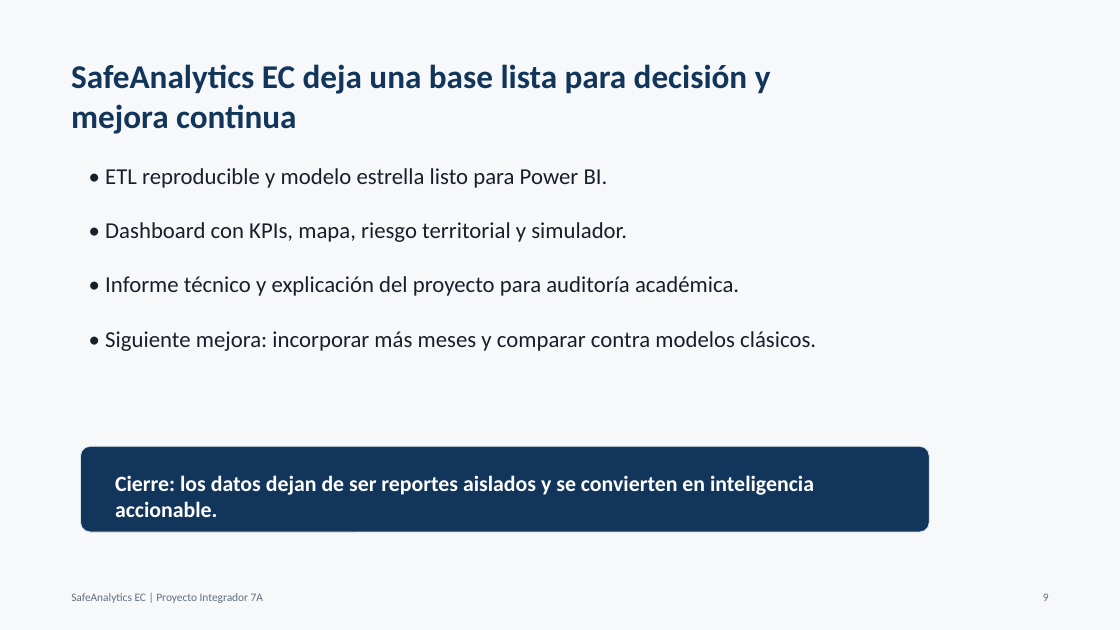
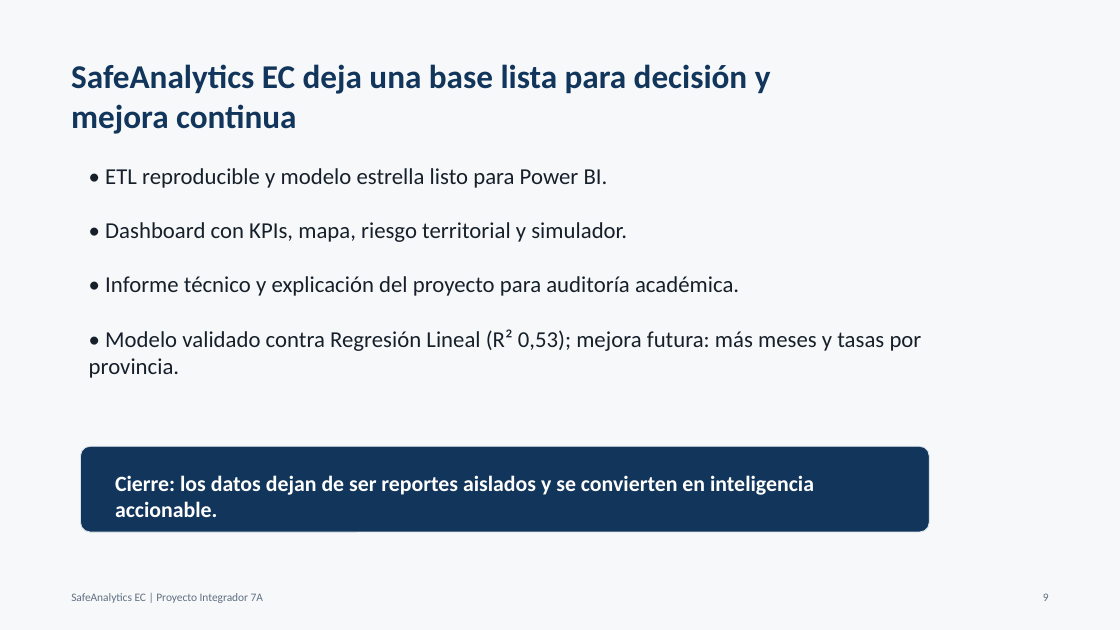
Before and after one commit to Walthergl66/PROYECTO-INTEGRADOR, a slide deck: slide 9 of informe/DEFENSA_SAFEANALYTICS_EC.pptx. Drawn at 1120x630 pixels with LibreOffice and Linux fonts; fonts in the diff are those of the drawing. Boxes give left, top, right and bottom in pixels: in the first picture for what was removed or moved away, otherwise in the second. Text is boxed around its words. In the diff, an @@ line names an element or a change of style, - is before the commit and + after.

Commit message:
Integrar API pública, dispersión/correlación, regresión con R² y actualizar documentación

```diff
--- a/informe/DEFENSA_SAFEANALYTICS_EC.pptx
+++ b/informe/DEFENSA_SAFEANALYTICS_EC.pptx
@@ text at [105, 329, 922, 351]: text changed @@
-• Siguiente mejora: incorporar más meses y comparar contra modelos clásicos.
+• Modelo validado contra Regresión Lineal (R² 0,53); mejora futura: más meses y tasas por provincia.
```
Also in this commit, not shown: 4 other slides changed, 24 other files.
